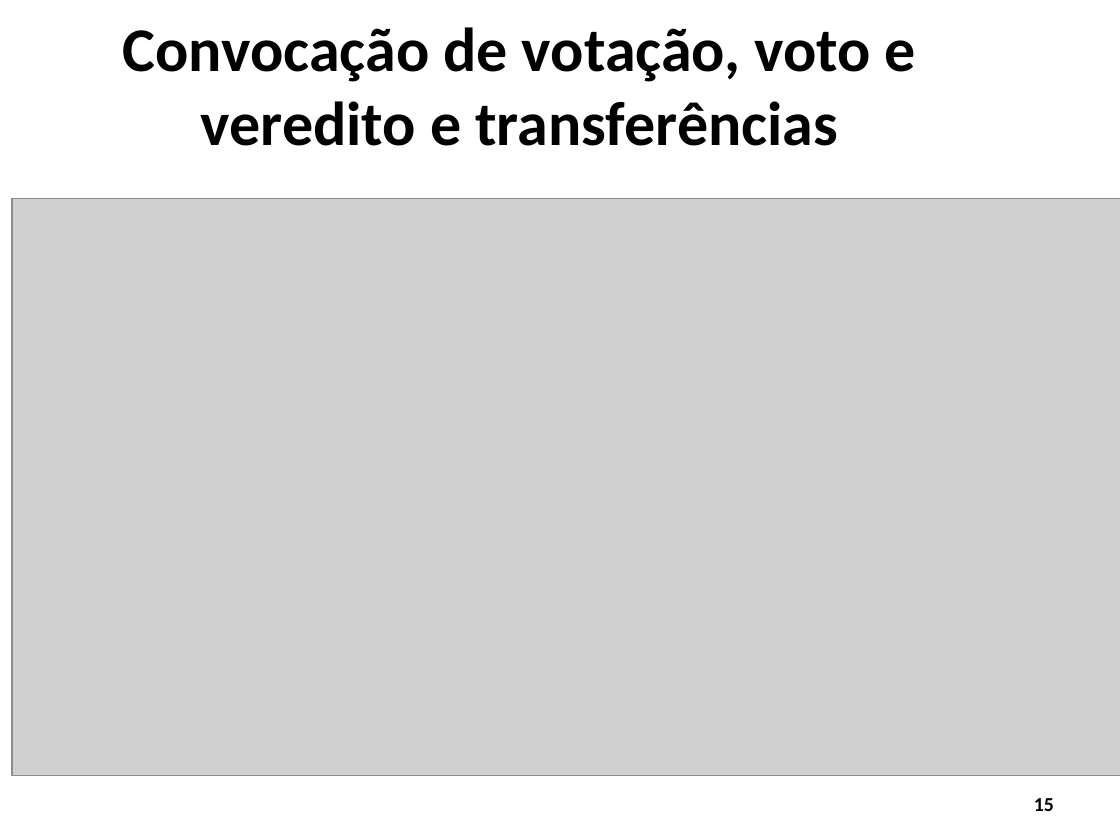
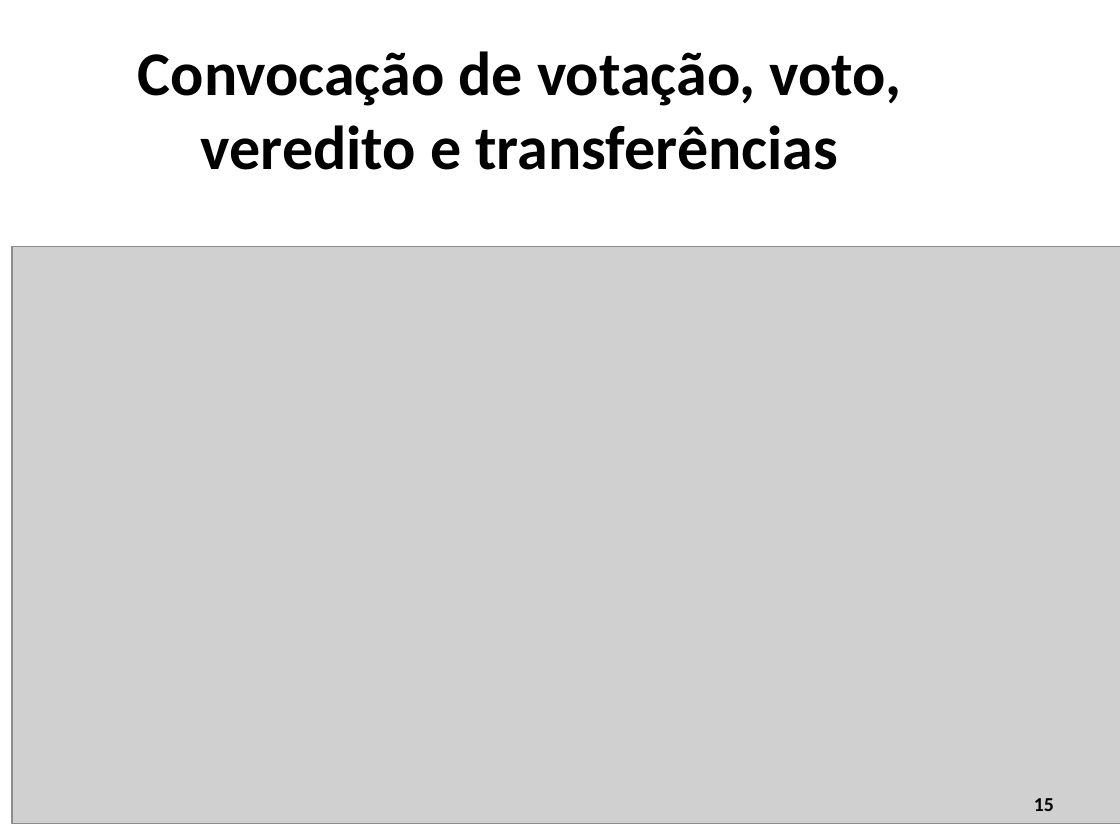
Before and after one commit to WiltonLoch/TCC, a slide deck: slide 15 of apresentacao_TCC_wilton.odp. Drawn at 1120x840 pixels with LibreOffice and Linux fonts; fonts in the diff are those of the drawing; grey boxes stand for pictures; background and template pictures are left out. Boxes give left, top, right and bottom in pixels: in the first picture for what was removed or moved away, otherwise in the second. Text is boxed around its words. In the diff, an @@ line names an element or a change of style, - is before the commit and + after.

```diff
--- a/apresentacao_TCC_wilton.odp
+++ b/apresentacao_TCC_wilton.odp
@@ title at (138, 51, 902, 170): text changed @@
-Convocação de votação, voto e veredito e transferências
+Convocação de votação, voto, veredito e transferências
@@ picture: place and size @@
-picture at (12, 198, 1120, 776)
+picture at (12, 246, 1120, 824)
```
Also in this commit, not shown: 8 other slides changed, 1 other file.
